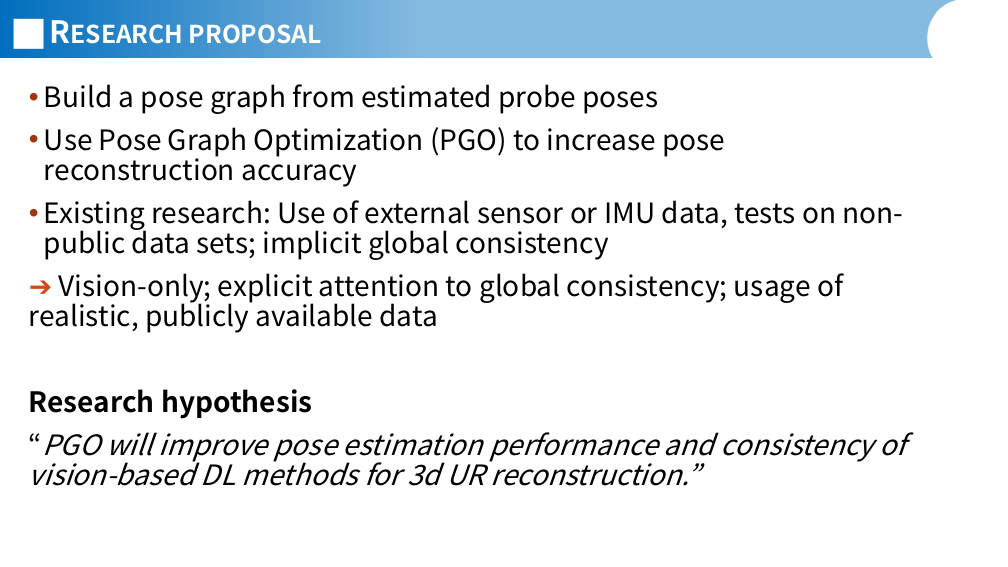
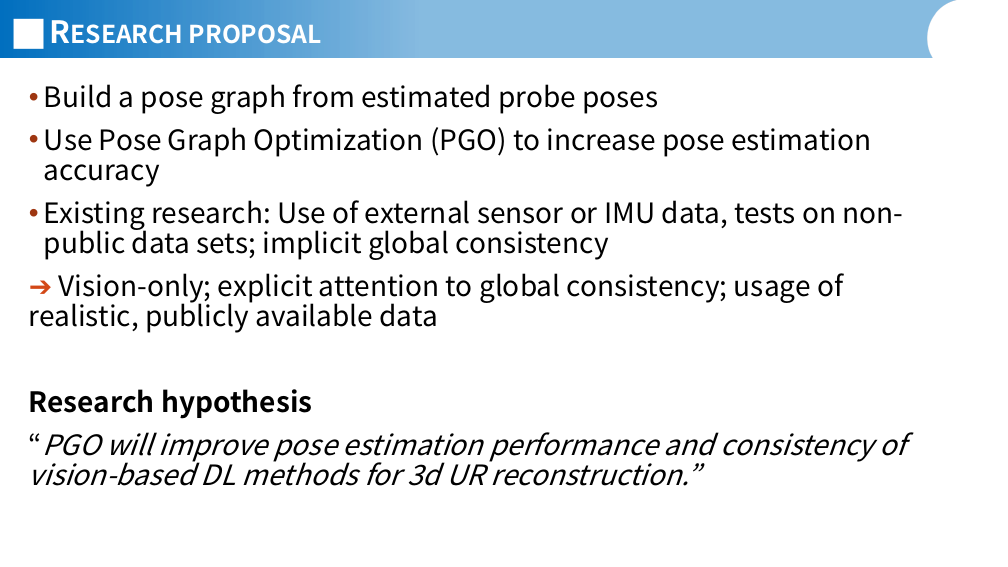
Before and after one commit to JannisIwate/freehand_ur_pgo, a slide deck: slide 4 of documents/Jannis_Meyer_Presentation_11_05_2026.pptx. Drawn at 1008x567 pixels with LibreOffice and Linux fonts; fonts in the diff are those of the drawing; background and template pictures are left out. Boxes give left, top, right and bottom in pixels: in the first picture for what was removed or moved away, otherwise in the second. Text is boxed around its words. In the diff, an @@ line names an element or a change of style, - is before the commit and + after.

```diff
--- a/documents/Jannis_Meyer_Presentation_11_05_2026.pptx
+++ b/documents/Jannis_Meyer_Presentation_11_05_2026.pptx
@@ text at bbox=[44, 127, 871, 187]: text changed @@
-• Use Pose Graph Optimization (PGO) to increase pose reconstruction accuracy
+• Use Pose Graph Optimization (PGO) to increase pose estimation accuracy
```
Also in this commit, not shown: 9 other slides changed, 1 slide added.
